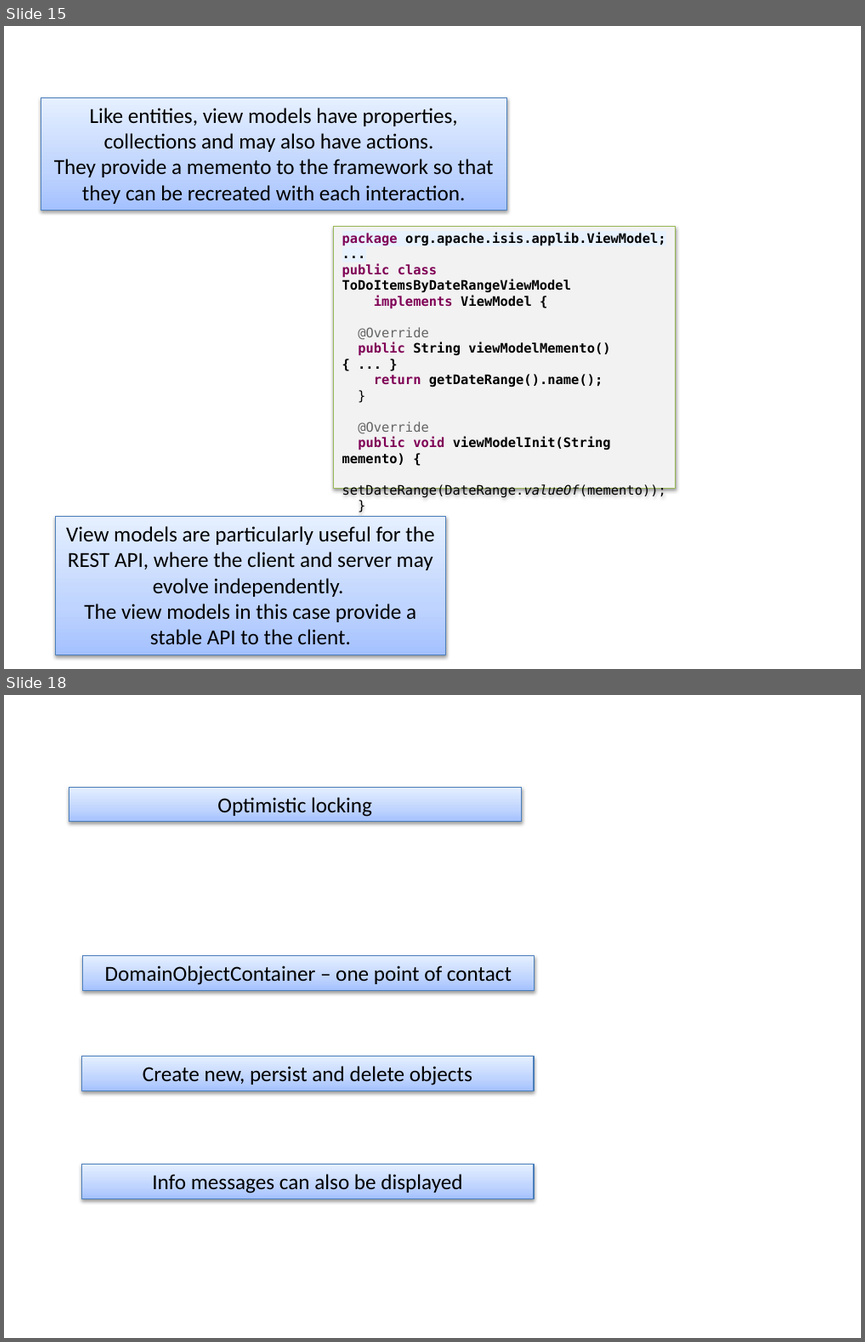
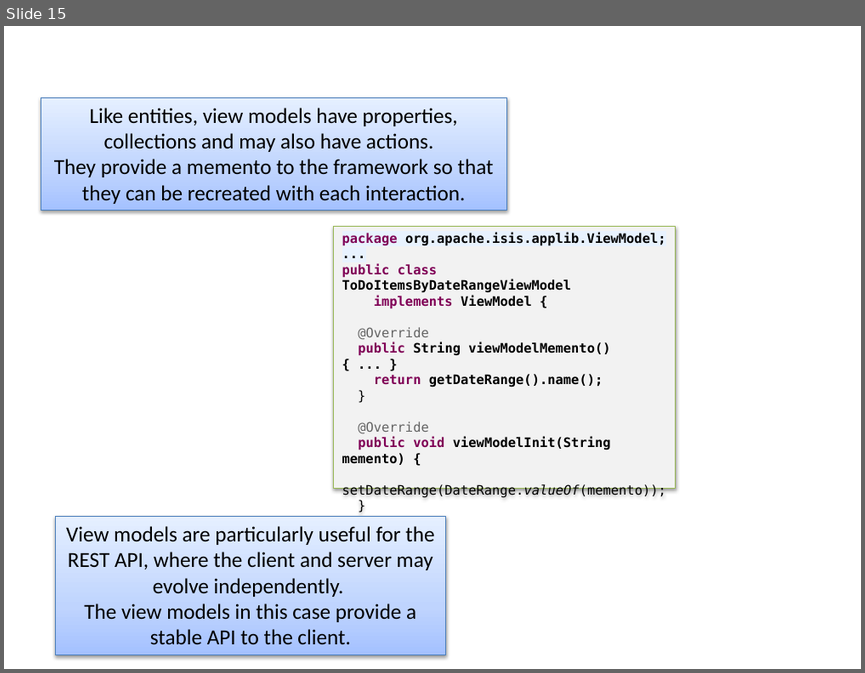
Before and after one commit to apache/causeway-site, a slide deck: content/images/screenshots2/screenshot-captions.pptx. Shown one above the other, each under a label of ours: slides 15 and 18 before the commit, slide 15 after it; the slides between them are not shown. The pictures are 865x1342 and 865x673 pixels, drawn with LibreOffice and Linux fonts; fonts in the diff are those of the drawing. Boxes give left, top, right and bottom in pixels: in the first picture for what was removed or moved away, otherwise in the second. Text is boxed around its words. In the diff, an @@ line names an element or a change of style, - is before the commit and + after.

```diff
--- a/content/images/screenshots2/screenshot-captions.pptx
+++ b/content/images/screenshots2/screenshot-captions.pptx
@@ slide 18 removed at bbox=[4, 695, 861, 1338], background #FFFFFF @@
@@ rectangle removed at bbox=[69, 787, 522, 821] @@
-Optimistic locking
@@ rectangle removed at bbox=[82, 955, 534, 990] @@
-DomainObjectContainer – one point of contact
@@ rectangle removed at bbox=[82, 1055, 534, 1090] @@
-Create new, persist and delete objects
@@ rectangle removed at bbox=[82, 1163, 534, 1198] @@
-Info messages can also be displayed
```
Also in this commit, not shown: 1 slide changed, 7 slides added, 3 other slides removed, 1 other file.
